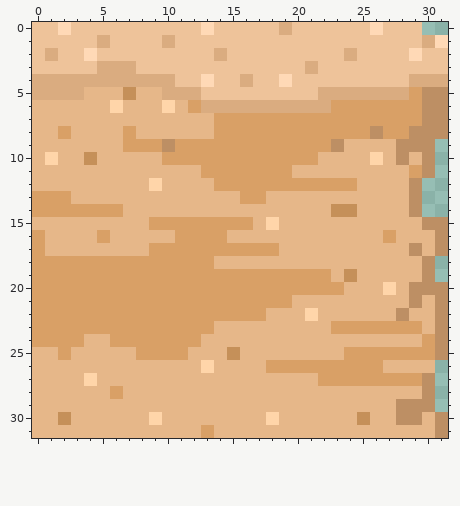
Two states of a pixel-art sprite, Level up jam/Assets/Sprites/Desert_TIles/Desert Tile top right.png. Above, as it was before the edit.
The file is 32x32 pixels.
New version:
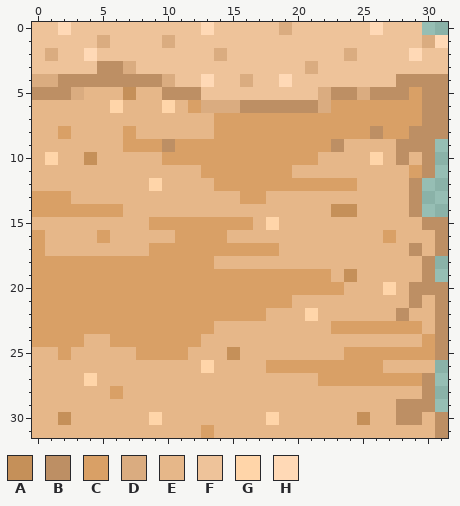
Palette (. is transparent): A #c59059  B #bd8f64  C #d9a066  D #daac80  E #e6b789  F #eec39a  G #ffd5a9  H #ffd9b6
What changed:
y 3: x 5..6 DD -> BB
y 4: x 2..9 DDDDDDDD -> BBBBBBBB; x 28..31 FDDD -> BBBB
y 5: x 0..2 DDD -> BBB; x 10..12 DDD -> BBB; x 23..24 DD -> BB; x 26..28 DDD -> BBB
y 6: x 16..21 DDDDDD -> BBBBBB
